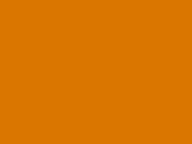
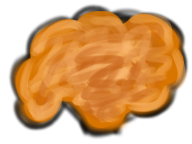
Layers edited between the first and the second 192 x 144 image:
removed layer "Background" over [0, 0, 192, 144]
added layer "Lava Flow #3" above "Lava Flow #2" over [8, 3, 190, 140]
